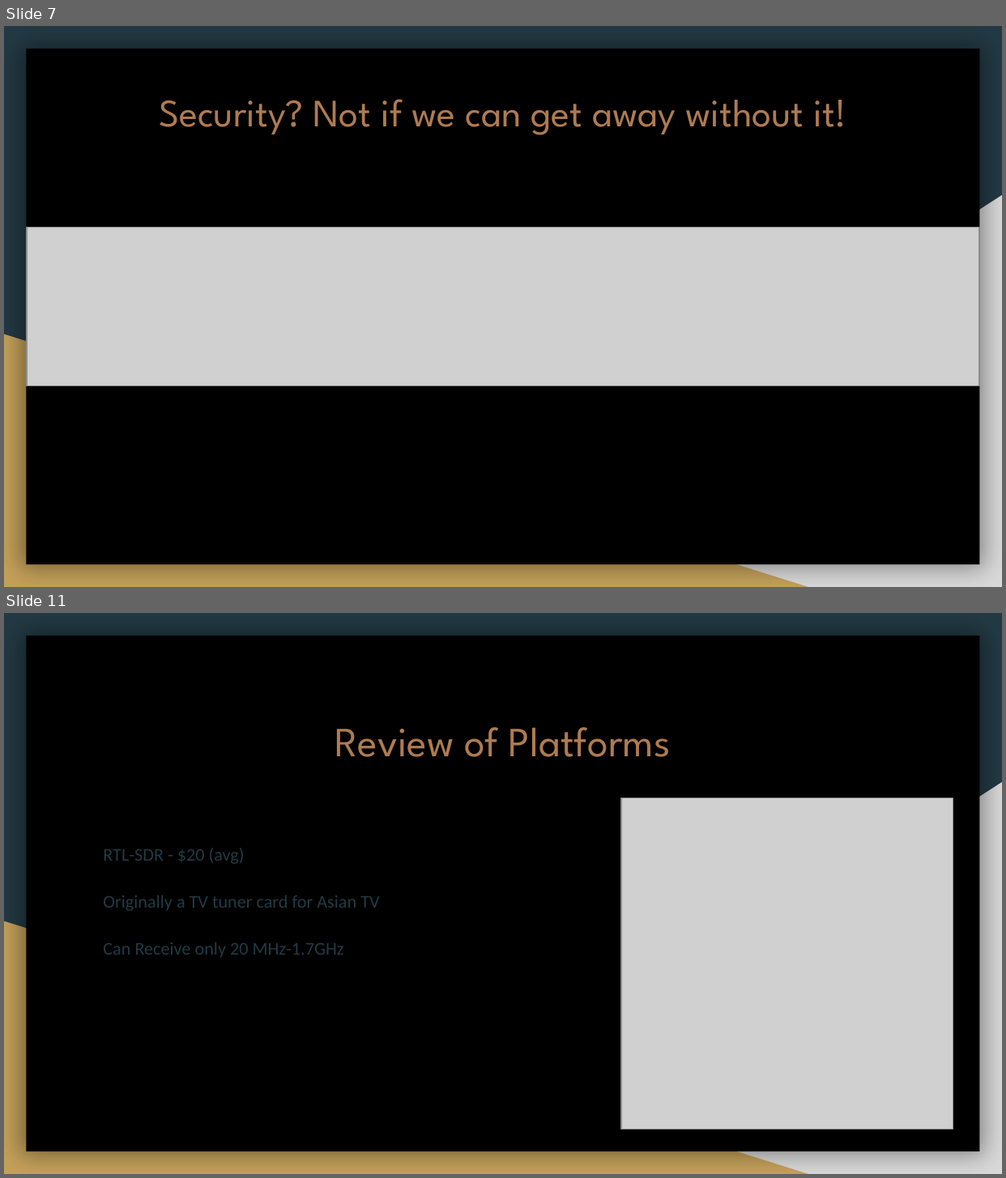
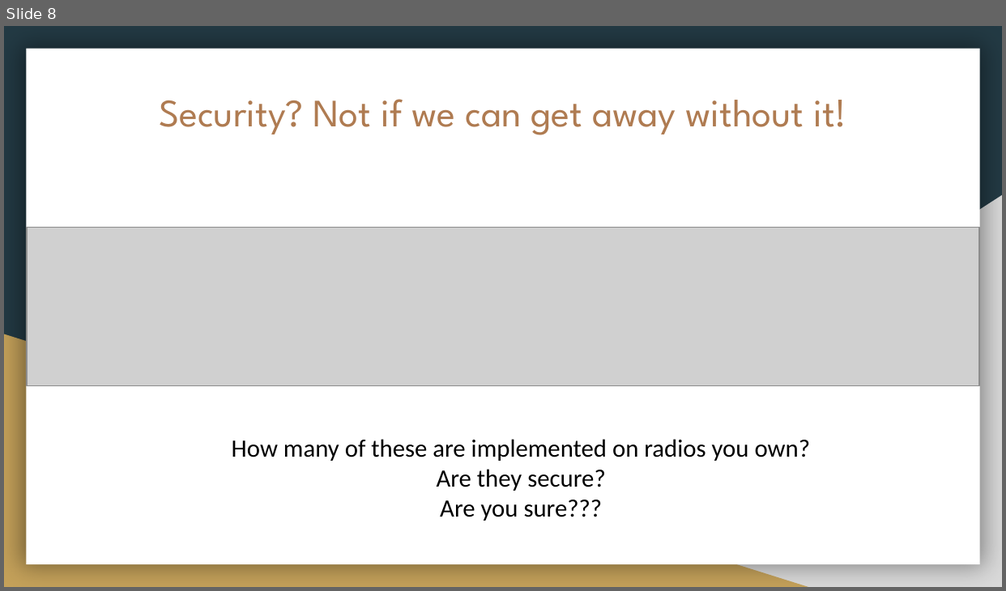
Before and after one commit to backwardn/siginttablet, a slide deck: CircleCityCon 2019/RadioInstigator CCC version.pptx. Shown one above the other, each under a label of ours: slides 7 and 11 before the commit, slide 8 after it; the slides between them are not shown. The pictures are 1006x1178 and 1006x591 pixels, drawn with LibreOffice and Linux fonts; fonts in the diff are those of the drawing; grey boxes stand for pictures. Boxes give left, top, right and bottom in pixels: in the first picture for what was removed or moved away, otherwise in the second. Text is boxed around its words. In the diff, an @@ line names an element or a change of style, - is before the commit and + after.

```diff
--- a/CircleCityCon 2019/RadioInstigator CCC version.pptx
+++ b/CircleCityCon 2019/RadioInstigator CCC version.pptx
@@ slide 11 removed at (4,613,1002,1174), background #233A44; not listed: 3 template elements that a slide beside it also shows @@
@@ text removed at (334,727,671,757) @@
-Review of Platforms
@@ picture removed at (620,798,952,1129) @@
@@ text removed at (103,848,379,957) @@
-RTL-SDR - $20 (avg)
-Originally a TV tuner card for Asian TV
-Can Receive only 20 MHz-1.7GHz
@@ what was slide 7 is now slide 8 @@
@@ slide 8 changed as well @@
@@ rectangle at (26,49,980,565): fill #000000 to #FFFFFF @@
@@ text added at (232,439,811,521), 18 pt, text #000000 @@
+How many of these are implemented on radios you own?
+Are they secure?
+Are you sure???
```
Also in this commit, not shown: 14 other slides changed, 16 slides added, 4 other slides removed, 17 other files.
